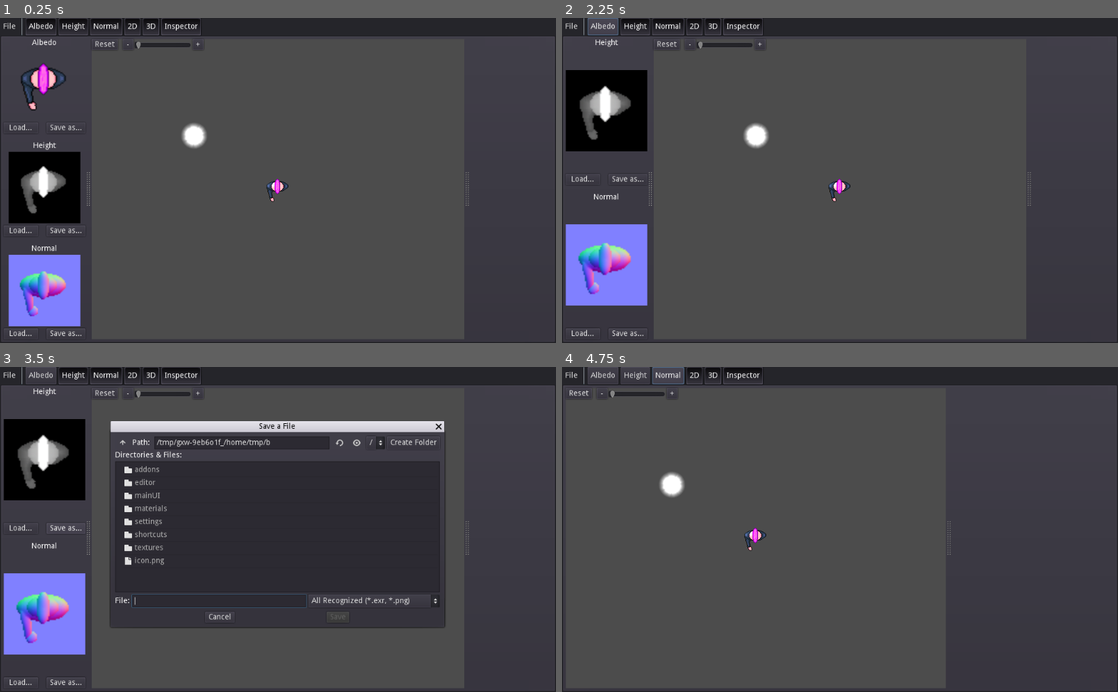
Above: before the commit, frames 1-4 (two rows, left to right).
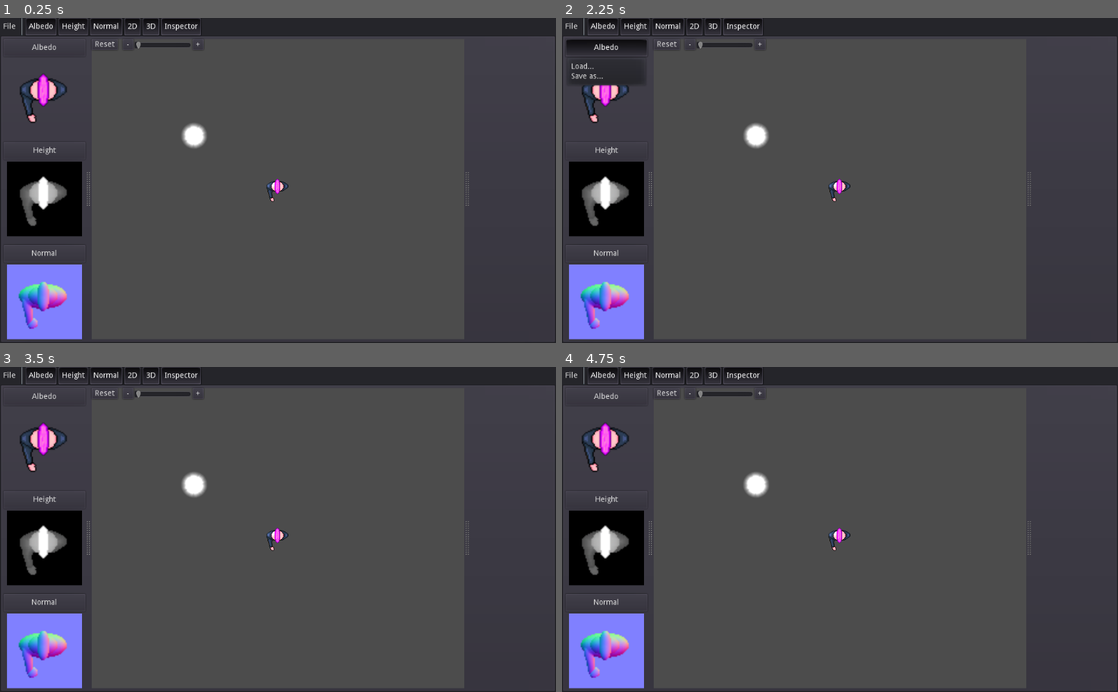
Above: after the commit, the same moments.

Repository: gilzoide/raise-and-shine
Game: Godot game, scene res://mainUI/Main.tscn
Same seed, same stepped clock (60 frames per second), same inputs: the game is played once before the commit and once after it.
Inputs (mouse positions are in pixels of both pictures, inside the frame that each line leads up to):
- Up to frame 1 (0.25 s): no input
- Up to frame 2 (2.25 s): click "File" at 0.5 s; click (584, 128) at 1.25 s, where only the run before the commit has a clickable "Load..."; click "Albedo" at 2 s
- Up to frame 3 (3.5 s): click (66, 529) at 2.75 s, where only the run before the commit has a clickable "Save as..."
- Up to frame 4 (4.75 s): click "Height" at 3.5 s; click "Normal" at 4.25 s

The runs differ from the first frame. In frame 1, 4.8% of the frame differs, in the area x 0-16%, y 6-99%; in frame 2, 11%; in frame 3, 43%, in the area x 0-81%, y 0-99%; in frame 4, 8.6%.

Commit message:
Update slots title to be a context menu button with load/save buttons

Diff:
--- a/src/editor/TextureSlot.gd
+++ b/src/editor/TextureSlot.gd
@@ -6,19 +6,27 @@
 	NORMAL_MAP,
 }
 
+enum {
+	LOAD_IMAGE,
+	SAVE_IMAGE_AS,
+}
+
 export(Type) var type
 export(Resource) var project = preload("res://editor/project/ActiveEditorProject.tres")
 
-onready var title_label: Label = $Title
+onready var title_menu_button = $Title
 onready var texture_rect = $TextureRect
 
 func _ready() -> void:
-	title_label.text = MapTypes.map_name(type)
+	title_menu_button.text = MapTypes.map_name(type)
 	texture_rect.texture = MapTypes.map_texture(type)
+	var menu_popup = title_menu_button.get_popup()
+	menu_popup.add_item("Load...", LOAD_IMAGE)
+	menu_popup.add_item("Save as...", SAVE_IMAGE_AS)
+	menu_popup.connect("id_pressed", self, "_on_menu_id_pressed")
 
-func _on_LoadButton_pressed() -> void:
-	project.load_image_dialog(type)
-
-
-func _on_SaveAsButton_pressed() -> void:
-	project.save_image_dialog(type)
+func _on_menu_id_pressed(id: int) -> void:
+	if id == LOAD_IMAGE:
+		project.load_image_dialog(type)
+	elif id == SAVE_IMAGE_AS:
+		project.save_image_dialog(type)
--- a/src/editor/TextureSlot.tscn
+++ b/src/editor/TextureSlot.tscn
@@ -12,41 +12,18 @@
 "_edit_use_anchors_": false
 }
 
-[node name="Title" type="Label" parent="."]
+[node name="Title" type="MenuButton" parent="."]
 margin_right = 1024.0
-margin_bottom = 14.0
+margin_bottom = 32.0
+rect_min_size = Vector2( 0, 32 )
+button_mask = 3
 text = "TITLE"
-align = 1
-valign = 1
+flat = false
 
 [node name="TextureRect" type="TextureRect" parent="."]
-margin_top = 18.0
+margin_top = 36.0
 margin_right = 1024.0
-margin_bottom = 576.0
+margin_bottom = 600.0
 size_flags_horizontal = 3
 size_flags_vertical = 3
 stretch_mode = 6
-
-[node name="HBoxContainer" type="HBoxContainer" parent="."]
-margin_top = 580.0
-margin_right = 1024.0
-margin_bottom = 600.0
-size_flags_horizontal = 3
-custom_constants/separation = 16
-
-[node name="LoadButton" type="Button" parent="HBoxContainer"]
-margin_right = 504.0
-margin_bottom = 20.0
-hint_tooltip = "Choose a file to load texture from"
-size_flags_horizontal = 3
-text = "Load..."
-
-[node name="SaveAsButton" type="Button" parent="HBoxContainer"]
-margin_left = 520.0
-margin_right = 1024.0
-margin_bottom = 20.0
-hint_tooltip = "Choose a file to load texture from"
-size_flags_horizontal = 3
-text = "Save as..."
-[connection signal="pressed" from="HBoxContainer/LoadButton" to="." method="_on_LoadButton_pressed"]
-[connection signal="pressed" from="HBoxContainer/SaveAsButton" to="." method="_on_SaveAsButton_pressed"]
